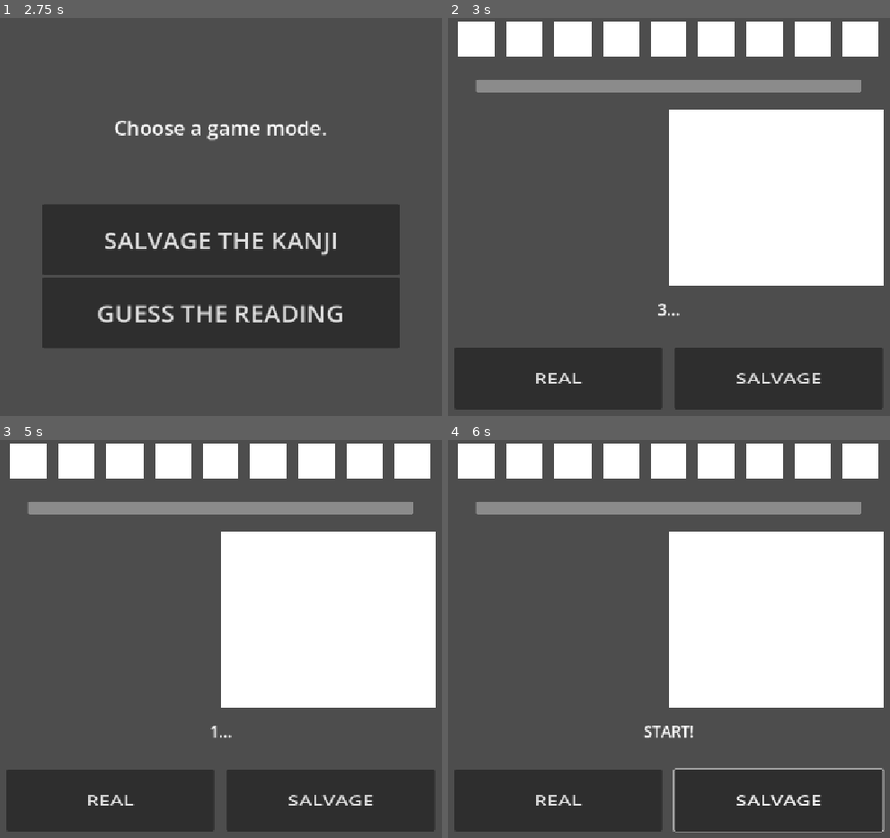
Above: before the commit, frames 1-4 (two rows, left to right).
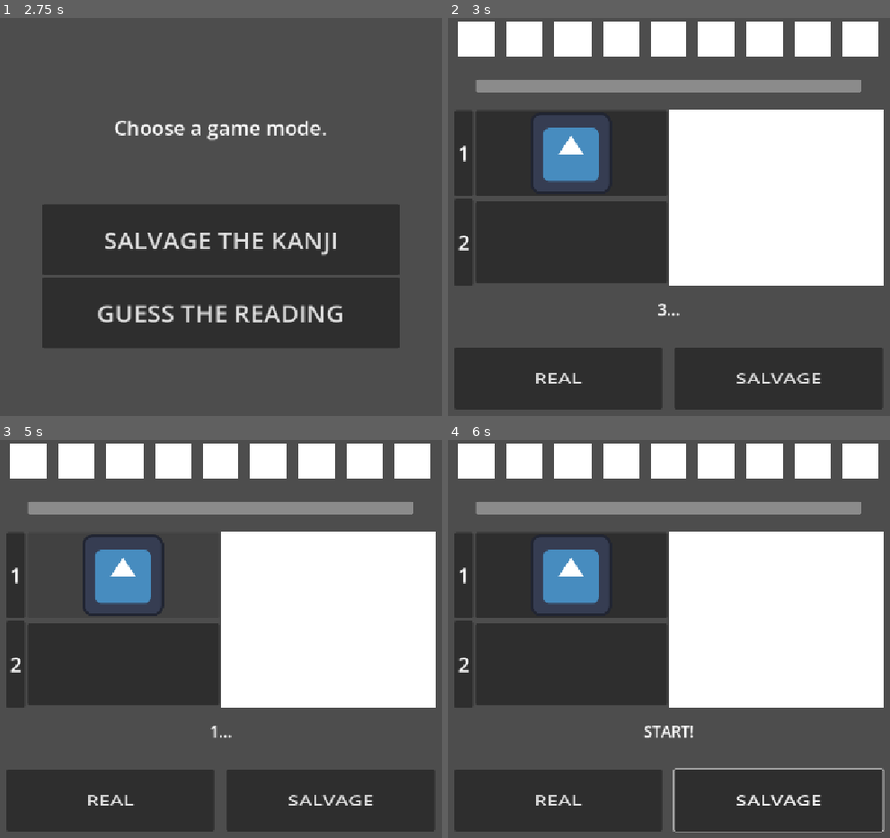
Above: after the commit, the same moments.

Repository: LeYohan-rgb/salvage_the_kanji
Game: Godot game, scene res://Scenes/initial_screen.tscn
The game is run twice, just before and just after one commit, with the same random seed, the same clock (stepped at 60 frames per second) and the same inputs. The engine's default icon, where the game draws it, is replaced by a stand-in: a white triangle on a blue panel in a dark square.
Inputs (mouse positions are in pixels of both pictures, inside the frame that each line leads up to):
- Up to frame 1 (2.75 s): click "PLAY" at 0.5 s; click "PLAY" at 1.25 s; click "PLAY" at 2 s
- Up to frame 2 (3 s): click "SALVAGE THE KANJI" at 2.75 s
- Up to frame 3 (5 s): click "REAL" at 3.5 s; click (123, 575) at 4.27 s
- Up to frame 4 (6 s): click "SALVAGE" at 5 s; tap Enter at 5.75 s; move the mouse to (828, 623) at 5.77 s; hold Right from 5.78 s (still down); tap Alt at 5.85 s; click (828, 623) at 5.92 s

Frame 1 is identical in both runs. In frame 2, 18% of the frame differs, in the area x 1-50%, y 23-68%; in frame 3, 13%; in frame 4, 18%.

Commit message:
Doing the radical slot converter, depending on the number of radicals the kanji has

Diff:
--- a/Scenes/salvage_arena.tscn
+++ b/Scenes/salvage_arena.tscn
@@ -1,6 +1,7 @@
 [gd_scene format=3 uid="uid://diitw4yw1ls3i"]
 
 [ext_resource type="Script" uid="uid://cxckel8ei86rj" path="res://Scripts/salvage_arena.gd" id="1_nmltm"]
+[ext_resource type="Texture2D" uid="uid://c3b5rxa3tiihi" path="res://icon.svg" id="2_v0ie1"]
 
 [node name="playing_arena" type="Control" unique_id=1805332936]
 layout_mode = 3
@@ -129,17 +130,174 @@
 layout_mode = 2
 size_flags_horizontal = 3
 
-[node name="Control" type="Control" parent="main_container/center_container/kanji_container/radical_list_container" unique_id=98429328]
-layout_mode = 2
-size_flags_vertical = 3
-
-[node name="Control2" type="Control" parent="main_container/center_container/kanji_container/radical_list_container" unique_id=1407884288]
-layout_mode = 2
-size_flags_vertical = 3
-
-[node name="Control3" type="Control" parent="main_container/center_container/kanji_container/radical_list_container" unique_id=1122382694]
-layout_mode = 2
-size_flags_vertical = 3
+[node name="radical_1" type="HBoxContainer" parent="main_container/center_container/kanji_container/radical_list_container" unique_id=1486409861]
+layout_mode = 2
+size_flags_vertical = 3
+
+[node name="Panel" type="Panel" parent="main_container/center_container/kanji_container/radical_list_container/radical_1" unique_id=1702696706]
+layout_mode = 2
+size_flags_horizontal = 3
+size_flags_stretch_ratio = 0.1
+
+[node name="Label" type="Label" parent="main_container/center_container/kanji_container/radical_list_container/radical_1/Panel" unique_id=349377237]
+layout_mode = 1
+anchors_preset = 15
+anchor_right = 1.0
+anchor_bottom = 1.0
+grow_horizontal = 2
+grow_vertical = 2
+theme_override_font_sizes/font_size = 32
+text = "1"
+horizontal_alignment = 1
+vertical_alignment = 1
+
+[node name="radical_container" type="GridContainer" parent="main_container/center_container/kanji_container/radical_list_container/radical_1" unique_id=1538803821]
+layout_mode = 2
+size_flags_horizontal = 3
+
+[node name="Panel" type="Button" parent="main_container/center_container/kanji_container/radical_list_container/radical_1/radical_container" unique_id=1244563564]
+layout_mode = 2
+size_flags_horizontal = 3
+size_flags_vertical = 3
+icon = ExtResource("2_v0ie1")
+icon_alignment = 1
+expand_icon = true
+
+[node name="Panel2" type="Button" parent="main_container/center_container/kanji_container/radical_list_container/radical_1/radical_container" unique_id=615000067]
+visible = false
+layout_mode = 2
+size_flags_horizontal = 3
+size_flags_vertical = 3
+icon = ExtResource("2_v0ie1")
+icon_alignment = 1
+expand_icon = true
+
+[node name="Panel3" type="Button" parent="main_container/center_container/kanji_container/radical_list_container/radical_1/radical_container" unique_id=126034523]
+visible = false
+layout_mode = 2
+size_flags_horizontal = 3
+size_flags_vertical = 3
+icon = ExtResource("2_v0ie1")
+icon_alignment = 1
+expand_icon = true
+
+[node name="Panel4" type="Button" parent="main_container/center_container/kanji_container/radical_list_container/radical_1/radical_container" unique_id=1830095361]
+visible = false
+layout_mode = 2
+size_flags_horizontal = 3
+size_flags_vertical = 3
+icon = ExtResource("2_v0ie1")
+icon_alignment = 1
+expand_icon = true
+
+[node name="Panel5" type="Button" parent="main_container/center_container/kanji_container/radical_list_container/radical_1/radical_container" unique_id=78804826]
+visible = false
+layout_mode = 2
+size_flags_horizontal = 3
+size_flags_vertical = 3
+icon = ExtResource("2_v0ie1")
+icon_alignment = 1
+expand_icon = true
+
+[node name="Panel6" type="Button" parent="main_container/center_container/kanji_container/radical_list_container/radical_1/radical_container" unique_id=2109694067]
+visible = false
+layout_mode = 2
+size_flags_horizontal = 3
+size_flags_vertical = 3
+icon = ExtResource("2_v0ie1")
+icon_alignment = 1
+expand_icon = true
+
+[node name="Panel7" type="Button" parent="main_container/center_container/kanji_container/radical_list_container/radical_1/radical_container" unique_id=1988462014]
+visible = false
+layout_mode = 2
+size_flags_horizontal = 3
+size_flags_vertical = 3
+icon = ExtResource("2_v0ie1")
+icon_alignment = 1
+expand_icon = true
+
+[node name="Panel8" type="Button" parent="main_container/center_container/kanji_container/radical_list_container/radical_1/radical_container" unique_id=673782805]
+visible = false
+layout_mode = 2
+size_flags_horizontal = 3
+size_flags_vertical = 3
+icon = ExtResource("2_v0ie1")
+icon_alignment = 1
+expand_icon = true
+
+[node name="radical_2" type="HBoxContainer" parent="main_container/center_container/kanji_container/radical_list_container" unique_id=1310245145]
+layout_mode = 2
+size_flags_vertical = 3
+
+[node name="Panel" type="Panel" parent="main_container/center_container/kanji_container/radical_list_container/radical_2" unique_id=1054907126]
+layout_mode = 2
+size_flags_horizontal = 3
+size_flags_stretch_ratio = 0.1
+
+[node name="Label" type="Label" parent="main_container/center_container/kanji_container/radical_list_container/radical_2/Panel" unique_id=740214689]
+layout_mode = 1
+anchors_preset = 15
+anchor_right = 1.0
+anchor_bottom = 1.0
+grow_horizontal = 2
+grow_vertical = 2
+theme_override_font_sizes/font_size = 32
+text = "2"
+horizontal_alignment = 1
+vertical_alignment = 1
+
+[node name="radical_container" type="GridContainer" parent="main_container/center_container/kanji_container/radical_list_container/radical_2" unique_id=1878889114]
+layout_mode = 2
+size_flags_horizontal = 3
+
+[node name="Panel" type="Panel" parent="main_container/center_container/kanji_container/radical_list_container/radical_2/radical_container" unique_id=1223300860]
+layout_mode = 2
+
+[node name="Panel2" type="Panel" parent="main_container/center_container/kanji_container/radical_list_container/radical_2/radical_container" unique_id=1286736289]
+layout_mode = 2
+size_flags_horizontal = 3
+size_flags_vertical = 3
+
+[node name="Panel3" type="Panel" parent="main_container/center_container/kanji_container/radical_list_container/radical_2/radical_container" unique_id=822391234]
+layout_mode = 2
+
+[node name="radical_3" type="HBoxContainer" parent="main_container/center_container/kanji_container/radical_list_container" unique_id=125215727]
+visible = false
+layout_mode = 2
+size_flags_vertical = 3
+
+[node name="Panel" type="Panel" parent="main_container/center_container/kanji_container/radical_list_container/radical_3" unique_id=466973628]
+layout_mode = 2
+size_flags_horizontal = 3
+size_flags_stretch_ratio = 0.1
+
+[node name="Label" type="Label" parent="main_container/center_container/kanji_container/radical_list_container/radical_3/Panel" unique_id=1779037538]
+layout_mode = 1
+anchors_preset = 15
+anchor_right = 1.0
+anchor_bottom = 1.0
+grow_horizontal = 2
+grow_vertical = 2
+theme_override_font_sizes/font_size = 32
+text = "3"
+horizontal_alignment = 1
+vertical_alignment = 1
+
+[node name="radical_container" type="GridContainer" parent="main_container/center_container/kanji_container/radical_list_container/radical_3" unique_id=152585195]
+layout_mode = 2
+size_flags_horizontal = 3
+
+[node name="Panel" type="Panel" parent="main_container/center_container/kanji_container/radical_list_container/radical_3/radical_container" unique_id=188120786]
+layout_mode = 2
+
+[node name="Panel2" type="Panel" parent="main_container/center_container/kanji_container/radical_list_container/radical_3/radical_container" unique_id=1432515027]
+layout_mode = 2
+size_flags_horizontal = 3
+size_flags_vertical = 3
+
+[node name="Panel3" type="Panel" parent="main_container/center_container/kanji_container/radical_list_container/radical_3/radical_container" unique_id=1774458567]
+layout_mode = 2
 
 [node name="kanji_box_container" type="Control" parent="main_container/center_container/kanji_container" unique_id=1370593828]
 layout_mode = 2
--- a/Scripts/salvage_arena.gd
+++ b/Scripts/salvage_arena.gd
@@ -5,6 +5,9 @@
 @onready var message_lbl = $main_container/center_container/message_container/message_label
 @onready var kanji_timer = $timers/kanji_timer
 @onready var kanji_time_bar = $main_container/center_container/time_container/time_bar
+@onready var radical_slot_1 = $main_container/center_container/kanji_container/radical_list_container/radical_1
+@onready var radical_slot_2 = $main_container/center_container/kanji_container/radical_list_container/radical_2
+@onready var radical_slot_3 = $main_container/center_container/kanji_container/radical_list_container/radical_3
 
 #GAME VARIABLES
 var game_ten_kanji_dictionary = {}
@@ -61,6 +64,28 @@
 	kanji_timer.start(time_per_kanji)
 
 	if kanji["true_or_false"] == true:
-		pass
+		configure_radicals(kanji["kanji_index"])
 	else:
 		pass
+
+func configure_radicals(index):
+	var kanji_structure = Global.kanji[index]["structure"]
+	var radical_slots = convert_structure_to_num_of_radical_slots(kanji_structure)
+
+	if radical_slots == 1:
+		var no_radicals = Global.kanji[index][1].size()
+		radical_slot_2.hide()
+		radical_slot_3.hide()
+
+		radical_slot_1.get_node("radical_container").columns = no_radicals_to_columns(no_radicals)
+
+
+func convert_structure_to_num_of_radical_slots(structure):
+	if structure == 3 or structure == 11:
+		return 3
+	if structure == 12:
+		return 1
+	return 2
+
+func no_radicals_to_columns(radical_num):
+	pass
